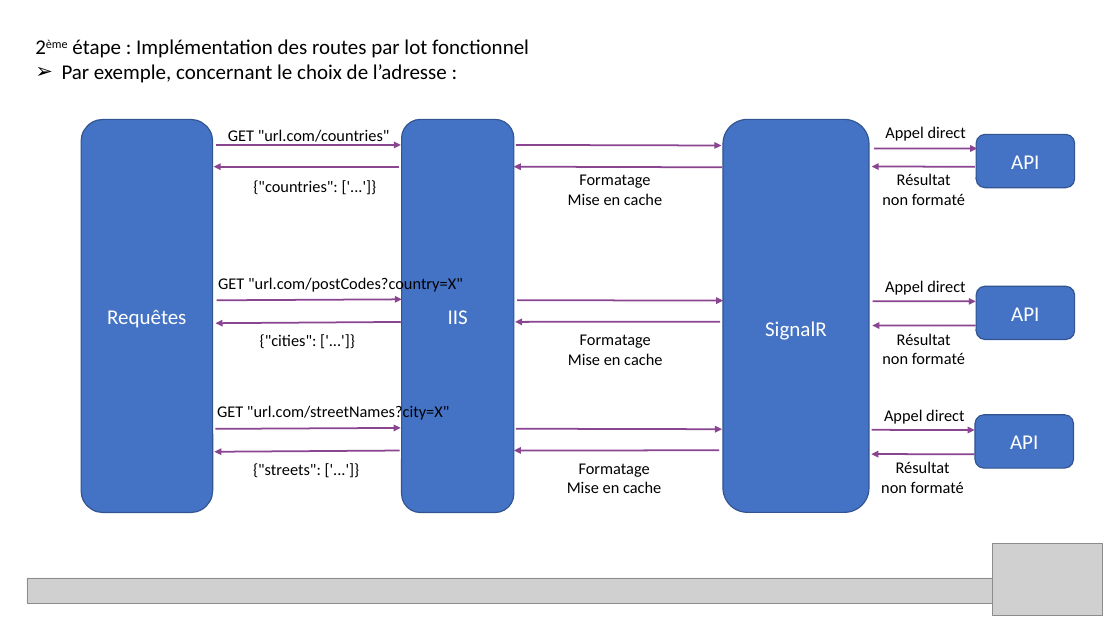
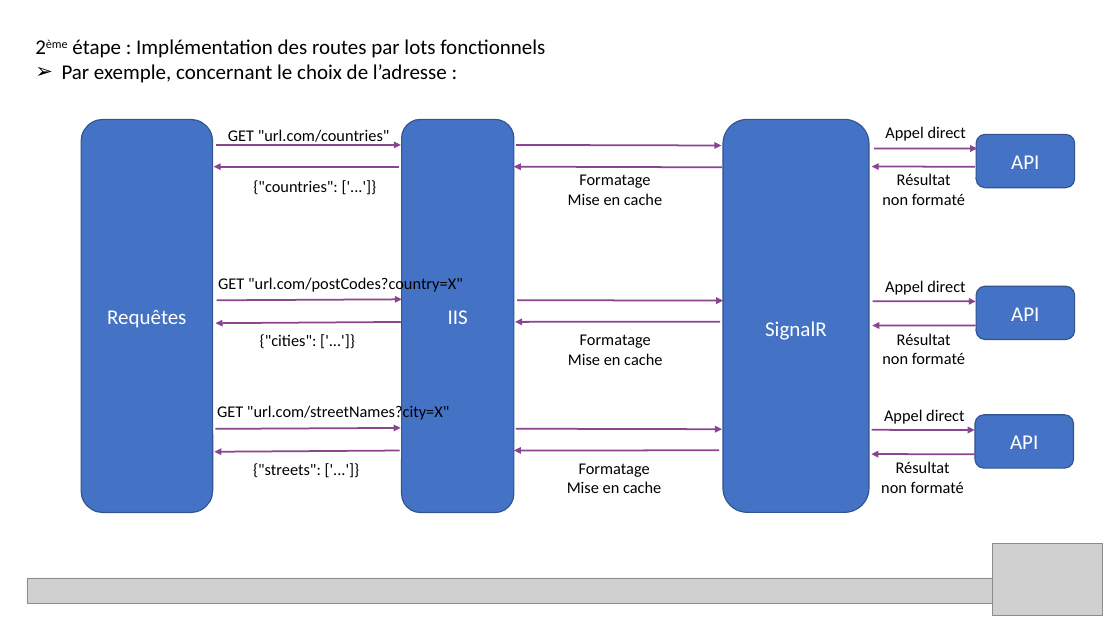
Before and after one commit to acaillol/SpeakUp-ApiShadowing, a slide deck: slide 11 of Speak'up API shadowing.pptx. Drawn at 1120x630 pixels with LibreOffice and Linux fonts; fonts in the diff are those of the drawing; grey boxes stand for pictures. Boxes give left, top, right and bottom in pixels: in the first picture for what was removed or moved away, otherwise in the second. Text is boxed around its words. In the diff, an @@ line names an element or a change of style, - is before the commit and + after.

```diff
--- a/Speak'up API shadowing.pptx
+++ b/Speak'up API shadowing.pptx
@@ text at (x1=72, y1=39, x2=545, y2=58): text changed @@
-2ème étape : Implémentation des routes par lot fonctionnel
+2ème étape : Implémentation des routes par lots fonctionnels
```
Also in this commit, not shown: 3 other slides changed, 1 slide added, 6 other files.
